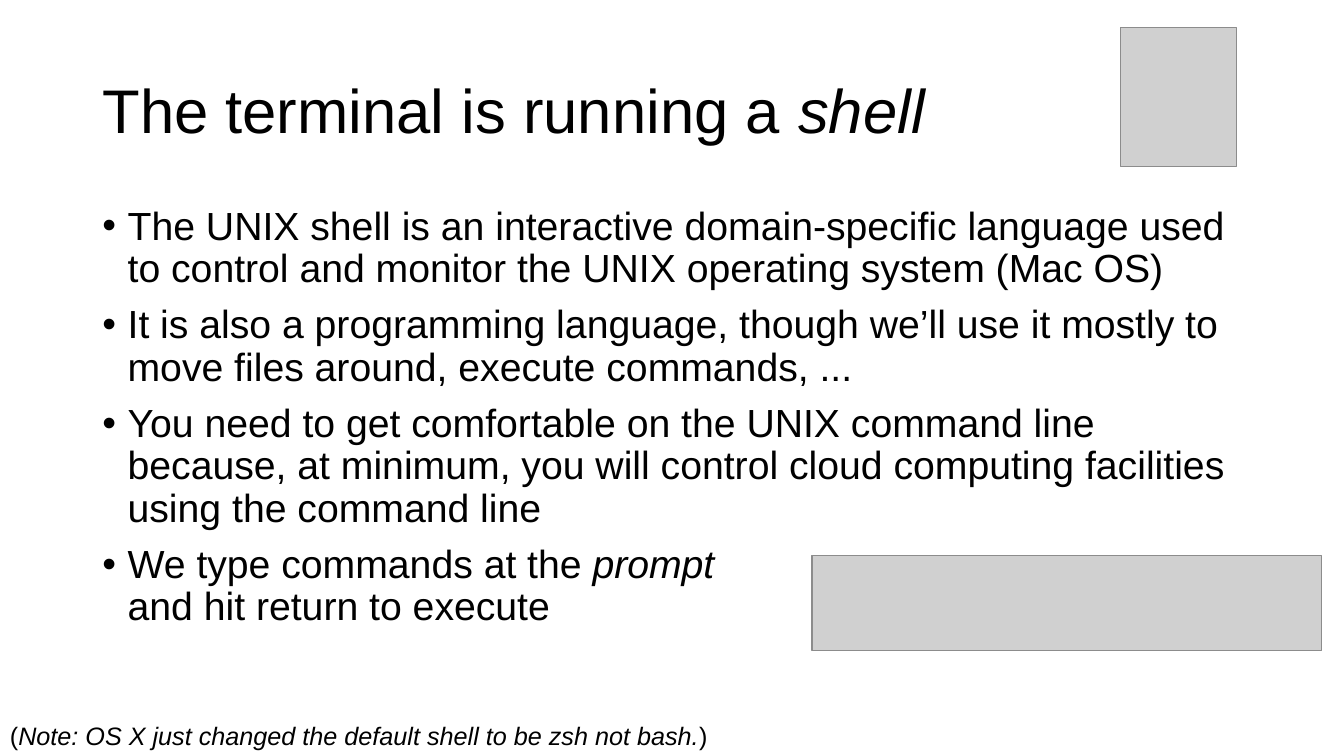
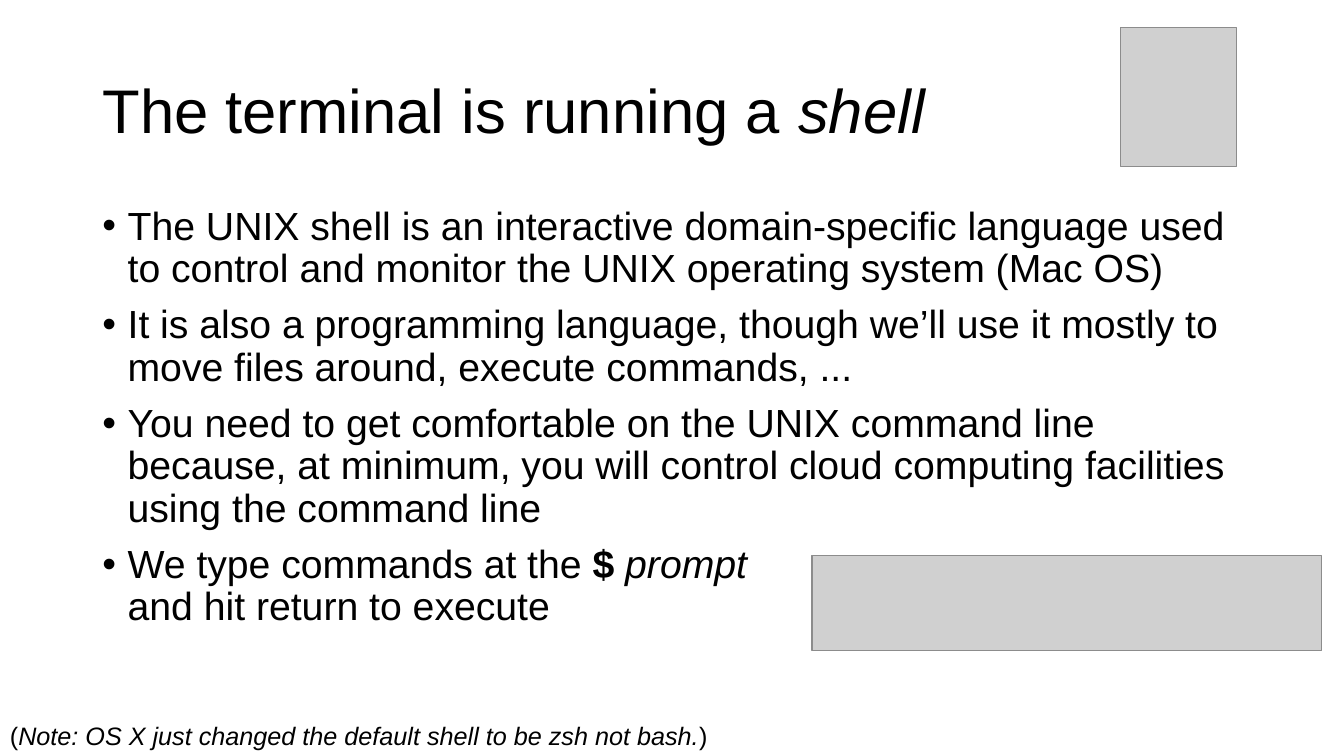
Before and after one commit to parrt/msds501, a slide deck: slide 3 of slides/terminal.pptx. Drawn at 1344x756 pixels with LibreOffice and Linux fonts; fonts in the diff are those of the drawing; grey boxes stand for pictures; background and template pictures are left out. Boxes give left, top, right and bottom in pixels: in the first picture for what was removed or moved away, otherwise in the second. Text is boxed around its words. In the diff, an @@ line names an element or a change of style, - is before the commit and + after.

```diff
--- a/slides/terminal.pptx
+++ b/slides/terminal.pptx
@@ text at (128, 549, 747, 621): text changed @@
-• We type commands at the prompt
-  and hit return to execute
+• We type commands at the $ prompt
+  and hit return to execute
```
Also in this commit, not shown: 12 other slides changed, 2 slides added, 1 slide removed.
